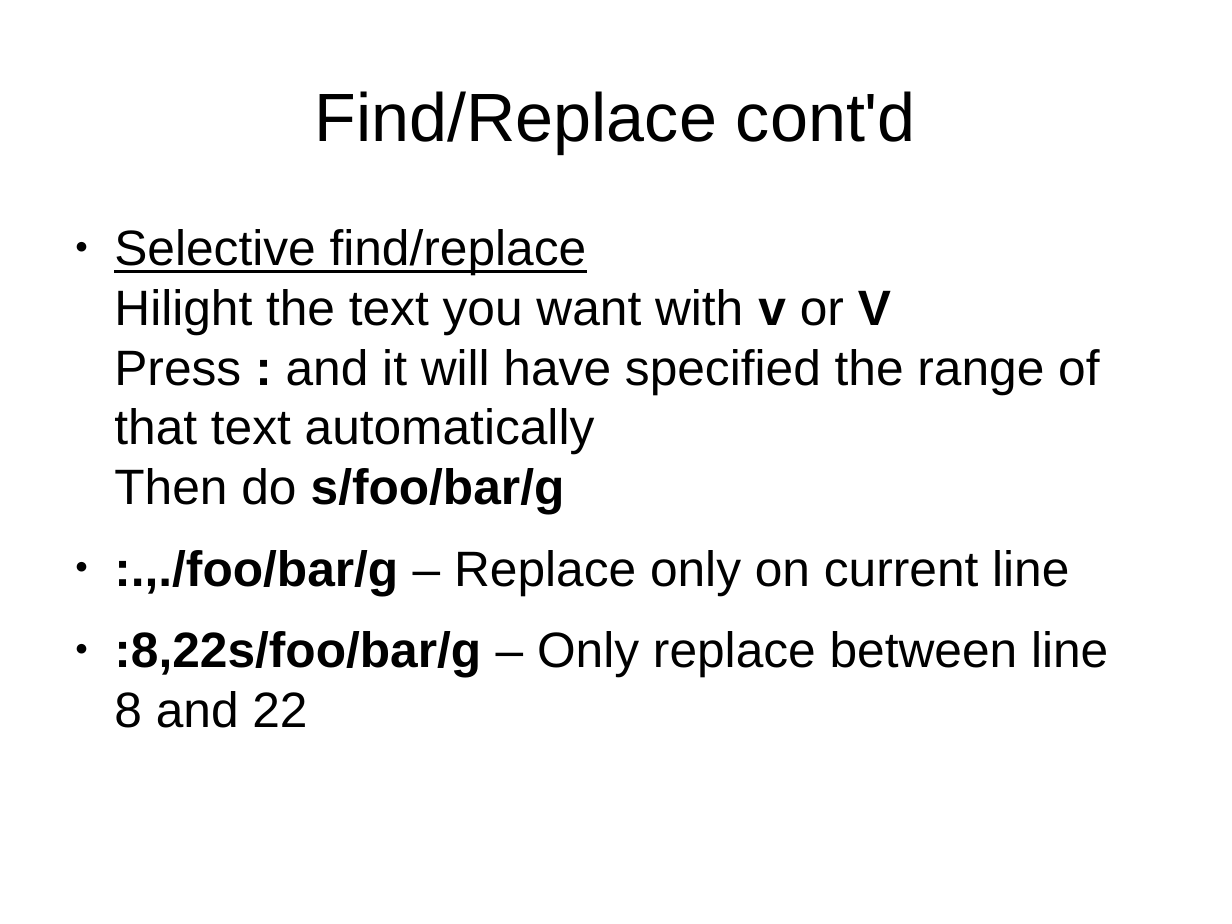
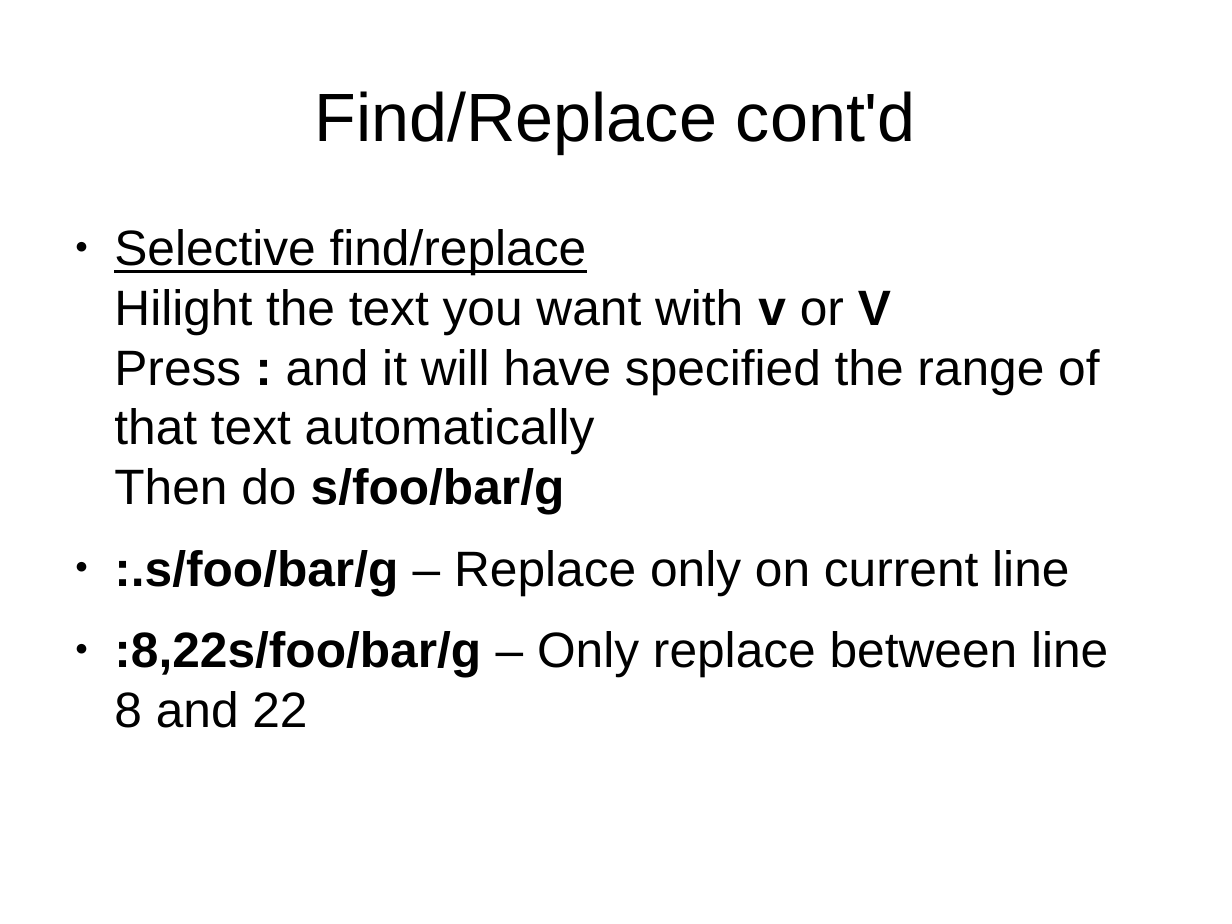
Before and after one commit to mikesligo/Vimtorial, a slide deck: slide 33 of Beginner pres.odp. Drawn at 1232x924 pixels with LibreOffice and Linux fonts; fonts in the diff are those of the drawing. Boxes give left, top, right and bottom in pixels: in the first picture for what was removed or moved away, otherwise in the second. Text is boxed around its words. In the diff, an @@ line names an element or a change of style, - is before the commit and + after.

```diff
--- a/Beginner pres.odp
+++ b/Beginner pres.odp
@@ text at <box>114,550,1069,595</box>: text changed @@
-● :.,./foo/bar/g – Replace only on current line
+● :.s/foo/bar/g – Replace only on current line
```
Also in this commit, not shown: 6 other slides changed, 1 other file.
